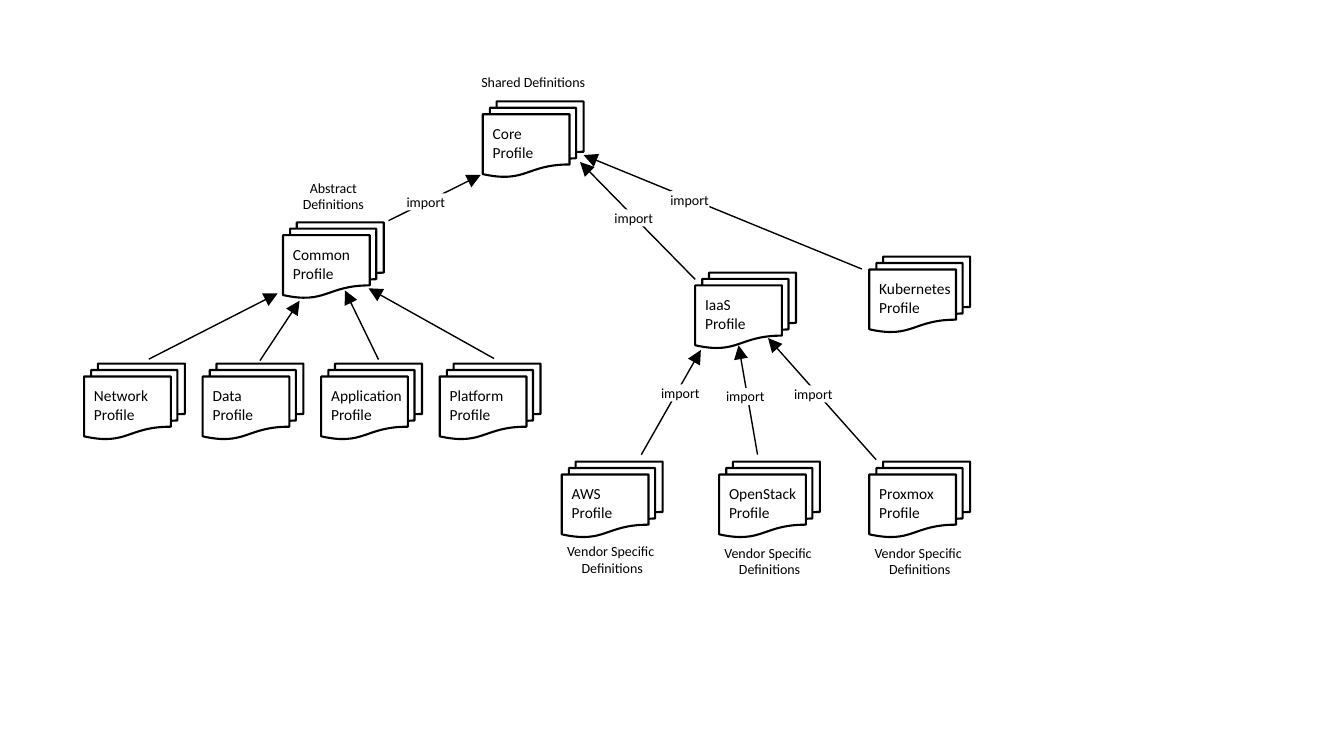
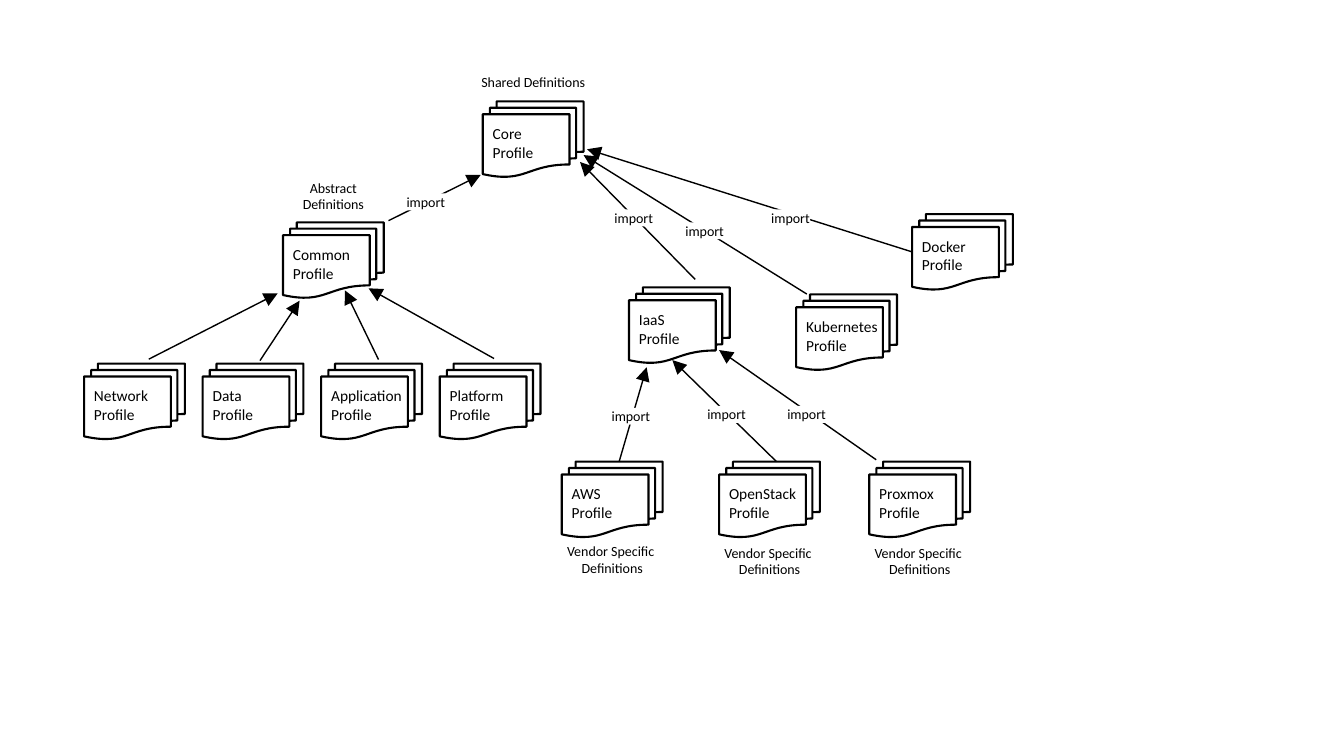
Before and after one commit to oasis-open/tosca-community-contributions, a slide deck: slide 19 of profiles/community/tosca/sources/figures.pptx. Drawn at 1344x756 pixels with LibreOffice and Linux fonts; fonts in the diff are those of the drawing. Boxes give left, top, right and bottom in pixels: in the first picture for what was removed or moved away, otherwise in the second. Text is boxed around its words. In the diff, an @@ line names an element or a change of style, - is before the commit and + after.

```diff
--- a/profiles/community/tosca/sources/figures.pptx
+++ b/profiles/community/tosca/sources/figures.pptx
@@ arrow added from (912, 252) to (588, 149), #000000 1 pt @@
@@ arrow moved from (862, 269) - (584, 155) to (807, 294) - (584, 155) @@
@@ text "import": place and size @@
-text "import" at (670,195,709,208)
+text "import" at (685,226,724,240)
@@ text added at (771,213,810,226), 10 pt, text #000000 @@
+import
@@ flow chart multidocument added at (912,214,1013,289), outline #000000 1.5 pt, 11 pt, text #000000 @@
+Docker Profile
@@ flow chart multidocument "IaaS": place and size @@
-flow chart multidocument "IaaS" at (696,272,797,348)
+flow chart multidocument "IaaS" at (629,287,730,363)
@@ flow chart multidocument "Kubernetes Profile": place and size @@
-flow chart multidocument "Kubernetes Profile" at (869,257,970,333)
+flow chart multidocument "Kubernetes Profile" at (797,294,897,370)
@@ arrow moved from (876, 460) - (768, 338) to (876, 460) - (719, 350) @@
@@ arrow moved from (641, 455) - (701, 350) to (619, 462) - (647, 367) @@
@@ arrow moved from (758, 455) - (739, 346) to (776, 462) - (673, 360) @@
@@ text "import": place and size @@
-text "import" at (661,384,701,401)
+text "import" at (612,411,651,425)
@@ text "import": place and size @@
-text "import" at (726,391,765,406)
+text "import" at (707,409,746,424)
@@ text "import": place and size @@
-text "import" at (795,385,834,402)
+text "import" at (787,409,826,424)
```
